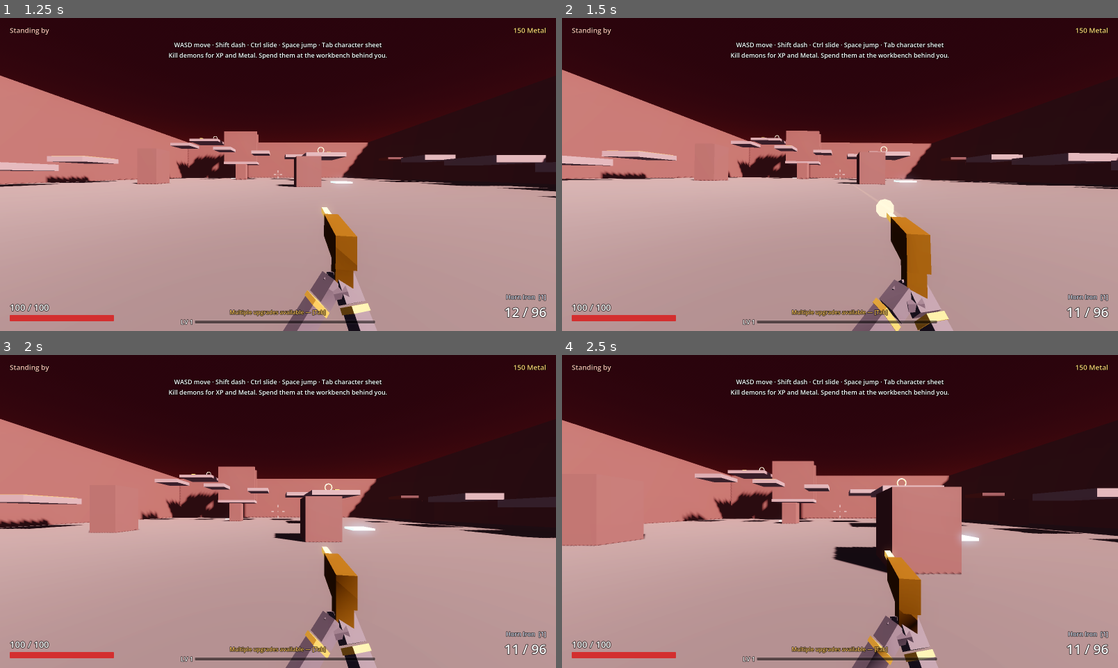
Above: before the commit, frames 1-4 (two rows, left to right).
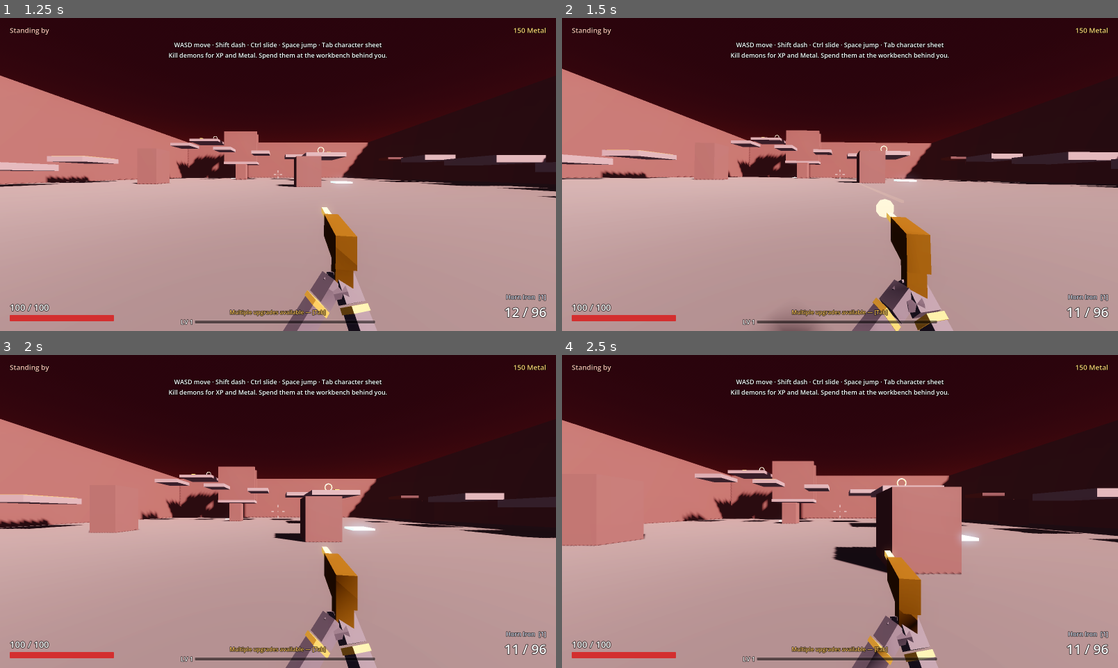
Above: after the commit, the same moments.

Repository: bearnz/devil-horn-panic
Game: Godot game, scene res://scenes/ui/title_screen.tscn
Two runs of this game, one before a commit and one after it. Both use one fixed random seed, a clock stepped at 60 frames per second and the inputs below.
Inputs (mouse positions are in pixels of both pictures, inside the frame that each line leads up to):
- Up to frame 1 (1.25 s): click "Start" at 0.5 s
- Up to frame 2 (1.5 s): tap Enter at 1.25 s; move the mouse to (867, 174) at 1.27 s; hold W (move_forward) from 1.28 s (still down); hold Ctrl (crouch) from 1.28 s (still down); click (867, 174) at 1.42 s
- Up to frame 3 (2 s): keep holding W (move_forward); keep holding Ctrl (crouch); tap Space (jump) at 1.52, 1.82 s
- Up to frame 4 (2.5 s): keep holding W (move_forward); move the mouse to (812, 511) at 2.02 s; release Ctrl (crouch) at 2.03 s; right-click (812, 511) at 2.1 s; tap Space (jump) at 2.27 s; tap Ctrl (crouch) at 2.3 s

Frame 1 is identical in both runs. In frame 2, 2.0% of the frame differs, in the area x 0-100%, y 16-100%; in frame 3, less than 0.1%; in frame 4, less than 0.1%.

Commit message:
feat: drop the player lower in a crouch-slide than in a crouch
A slide was the same height as a crouch, so the one move with a commitment
and an exit condition bought no traversal a held key did not. It now has a
stance of its own: SLIDE_HEIGHT (0.85) and EYE_SLIDE, under CROUCH_HEIGHT
(1.05), which is untouched.

_update_stance now picks between three heights rather than two, and the
headroom probe takes the height being asked for instead of answering a
yes/no about standing. _tallest_fit() walks all the way down the stances,
because a slide can end somewhere a crouch does not fit either and reading
"cannot stand" as "therefore crouches" grows the body straight into the
thing it just slid under. The probe only runs on the way up — getting lower
is never refused — with an epsilon so a player standing in the open is not
casting a ray a frame.

0.85 is a hard floor rather than a preference. A capsule cannot be shorter
than it is wide, and Godot resolves height < radius * 2 by silently
shrinking the radius, which never grows back because standing up only ever
sets the height again. Radius is 0.4, so the smoke test measures the radius
across a slide to hold the line.

Coverage: _check_low_bar() hangs a bar with a 0.95 underside — between the
two stances — across the empty lane the slide case already runs down, and
asserts traversal rather than a number, since a collider that shrinks and is
still stopped, or one that fits and then grows into the geometry, both
report a perfectly good height. Running at it upright is stopped, a slide
comes out the far side, letting go of crouch underneath does not stand the
player into it, the capsule keeps its width, and it stands back up once
clear. The wave is held across it: two full-length runs down the lane is
long enough for a grunt to shove the body off it.

@

Diff:
--- a/scripts/dev/smoke_test.gd
+++ b/scripts/dev/smoke_test.gd
@@ -604,6 +604,11 @@
 ## mantle case, ahead of the first wave, so nothing can walk into it.
 func _test_slide() -> void:
 	var ceiling := GameState.stat("move_speed") * Player.MAX_SPEED_MULT
+	# Read before anything crouches. A capsule cannot be shorter than it is wide and
+	# Godot resolves that by shrinking the radius, so a SLIDE_HEIGHT retuned down
+	# past twice this leaves the player permanently thin — silently, and everywhere,
+	# because standing up only ever puts the height back.
+	var radius := _player._capsule.radius
 
 	_player.global_position = Vector3(-18, 0.3, 42)
 	_player.rotation.y = 0.0
@@ -645,11 +650,128 @@
 			settled < ceiling + 0.2 and settled > ceiling - 0.5,
 			"%.2f vs ceiling %.2f" % [settled, ceiling])
 
+	await _check_low_bar(radius)
 	await _check_camera_roll()
 
 	_player.global_position = Vector3(0, 0.3, 34)
 	_player.velocity = Vector3.ZERO
 	await _idle(2)
+
+
+## What the slide's extra depth is *for*: a gap nothing else fits through. The
+## arena has no such gap, so this case brings its own — a bar hung across the same
+## empty lane the run above used, with its underside between the two stances.
+##
+## Asserted as traversal rather than as a number, because the number on its own
+## proves nothing: a collider that shrinks but is still stopped by the geometry, or
+## one that fits and then grows into it the moment the key comes up, both report a
+## perfectly good height. So the run is driven into the bar and has to be stopped
+## by it, the slide has to come out the far side, and standing up underneath has to
+## be refused the whole way through — that last one is also what proves the *crouch*
+## does not fit, since a stance that fitted would be allowed to rise into it.
+##
+## There is deliberately no crouch-walked approach here: holding crouch and running
+## is a slide by definition (`SLIDE_MIN_SPEED`, which GROUND_ACCEL passes long
+## before CROUCH_SPEED_MULT bites), so the only stance that can *walk* at a bar is a
+## standing one.
+func _check_low_bar(radius: float) -> void:
+	# Two full-length runs down the lane, which is long enough to be walked into by
+	# the first wave — and a grunt shoving the body a metre off the lane is the
+	# difference between passing under the bar and hitting the end of it. Held here
+	# rather than around the whole slide case, which is early enough to be clear.
+	_hold_the_wave(true)
+	await _settle_on_floor()
+	var floor_y := _player.global_position.y
+	# Underside 0.95 above the floor: over SLIDE_HEIGHT, under CROUCH_HEIGHT, and
+	# nowhere near standing. Deep enough in Z that a slide at full tilt spends about
+	# half a second under it rather than four frames.
+	var clearance := 0.95
+	_check("the low bar is hung between the two stances",
+			clearance > Player.SLIDE_HEIGHT and clearance < Player.CROUCH_HEIGHT,
+			"%.2f between %.2f and %.2f"
+					% [clearance, Player.SLIDE_HEIGHT, Player.CROUCH_HEIGHT])
+	var bar := StaticBody3D.new()
+	var shape := CollisionShape3D.new()
+	var box := BoxShape3D.new()
+	box.size = Vector3(6.0, 0.4, 8.0)
+	shape.shape = box
+	bar.add_child(shape)
+	_main.add_child(bar)
+	bar.global_position = Vector3(-18.0, floor_y + clearance + 0.2, 24.0)
+	bar.reset_physics_interpolation()
+	await _idle(2)
+
+	# Running at it upright. Stopped dead by the face at z 28, a capsule radius short
+	# of it.
+	await _place_in_lane(floor_y, 40.0)
+	_press_action("move_forward")
+	var guard := 0
+	while _player.global_position.z > 27.0 and guard < 300:
+		await _idle(1)
+		guard += 1
+	var walked := _player.global_position.z
+	_release_action("move_forward")
+	_check("running at the low bar upright is stopped by it",
+			walked > 27.5 and walked < 30.0,
+			"reached z %.2f, bar face at 28.0" % walked)
+
+	# Sliding under it. The stance eases rather than snapping — about a third of a
+	# second, which is five metres at slide speed — so the crouch key goes down the
+	# moment there is enough speed for it to mean anything, not on approach.
+	await _place_in_lane(floor_y, 42.0)
+	_press_action("move_forward")
+	guard = 0
+	while _planar_speed() < Player.SLIDE_MIN_SPEED + 3.0 and guard < 120:
+		await _idle(1)
+		guard += 1
+	_press_action("crouch")
+
+	var tallest := 0.0
+	var released := false
+	guard = 0
+	while _player.global_position.z > 18.0 and guard < 300:
+		await _idle(1)
+		guard += 1
+		var z := _player.global_position.z
+		if z < 28.0 and z > 20.0:
+			tallest = maxf(tallest, _player._capsule.height)
+			# Let go of the key halfway through, under the part of the bar a crouch
+			# cannot fit in: the stance has to hold itself down rather than grow back
+			# to whatever the input now says.
+			if not released and z < 24.0:
+				_release_action("crouch")
+				released = true
+	var passed := _player.global_position.z
+	_release_action("crouch")
+	_release_action("move_forward")
+
+	_check("a slide carries the player under a bar a run cannot pass",
+			passed < 18.0, "reached z %.2f" % passed)
+	_check("the body stayed under the bar's height the whole way through",
+			tallest > 0.0 and tallest < clearance,
+			"tallest %.2f under a %.2f gap" % [tallest, clearance])
+	_check("letting go of crouch under it did not stand the player into it",
+			released and passed < 18.0, "")
+	_check("and the capsule kept its width getting down there",
+			absf(_player._capsule.radius - radius) < 0.001,
+			"%.3f from %.3f" % [_player._capsule.radius, radius])
+
+	bar.queue_free()
+	await _settle_on_floor()
+	_check("the player stands back up once clear of it",
+			_player._capsule.height > Player.STAND_HEIGHT - 0.02,
+			"%.2f" % _player._capsule.height)
+	_hold_the_wave(false)
+
+
+## Drops the player at the top of the empty lane, facing down it, and waits for the
+## stance and the fall to settle — both of which the case below is about to measure.
+func _place_in_lane(floor_y: float, z: float) -> void:
+	_player.global_position = Vector3(-18, floor_y + 0.3, z)
+	_player.rotation.y = 0.0
+	_player.velocity = Vector3.ZERO
+	_player.reset_physics_interpolation()
+	await _idle(25)
 
 
 ## The horizon tilt, which is a hint and not a manoeuvre. Both halves are worth
--- a/scripts/player/player.gd
+++ b/scripts/player/player.gd
@@ -12,8 +12,24 @@
 
 const STAND_HEIGHT := 1.8
 const CROUCH_HEIGHT := 1.05
+## What a slide ducks under. A crouch is a stance you can hold, walk in and shoot
+## from; a slide is a commitment with an exit condition, so it is the one that gets
+## to fit through gaps a crouch cannot — which is the only thing making a gap
+## traversal rather than a wall.
+##
+## The floor under this number is the collider's own geometry rather than taste. A
+## capsule cannot be shorter than it is wide, and Godot resolves `height < radius *
+## 2` by quietly shrinking the *radius* instead of refusing the height — and it
+## never grows back, because standing up only ever sets the height again. Radius is
+## 0.4, so anything at or below 0.8 here leaves the player permanently thinner than
+## they started and able to walk through gaps sideways too.
+const SLIDE_HEIGHT := 0.85
 const EYE_STAND := 1.62
 const EYE_CROUCH := 0.88
+## Proportionally lower than the crouch eye is, not just lower: a squat keeps the
+## head over the hips, and a slide is feet-first with the chest tipped back, so the
+## eye rides nearer the middle of a body that is already shorter.
+const EYE_SLIDE := 0.58
 ## How far in front of the body's centre line the eye sits. Eyes are in the front
 ## of a head, not the middle of a torso, and the difference is the whole
 ## first-person view of your own legs: on the centre line you look straight down
@@ -806,13 +822,25 @@
 	elif _is_sliding and (not wants_crouch or planar < 2.0 or not grounded):
 		_end_slide()
 
-	var crouching := wants_crouch or _is_sliding
-	if not crouching and _is_crouching and not _has_headroom():
-		crouching = true  # Blocked by ceiling, stay down.
-	_is_crouching = crouching
-
-	var target_height := CROUCH_HEIGHT if _is_crouching else STAND_HEIGHT
-	var target_eye := EYE_CROUCH if _is_crouching else EYE_STAND
+	# Three stances, not two. A slide is lower than a crouch, so the same key held
+	# at speed and held standing still put the body at different heights.
+	var target_height := STAND_HEIGHT
+	if _is_sliding:
+		target_height = SLIDE_HEIGHT
+	elif wants_crouch:
+		target_height = CROUCH_HEIGHT
+	# Getting *lower* is never refused, so the probe below only runs on the way back
+	# up — and the epsilon is what keeps a player standing in the open from casting a
+	# ray every frame, since the ease only ever approaches STAND_HEIGHT.
+	if target_height > _capsule.height + 0.01:
+		target_height = _tallest_fit(target_height)
+	_is_crouching = target_height < STAND_HEIGHT
+
+	var target_eye := EYE_STAND
+	if target_height <= SLIDE_HEIGHT:
+		target_eye = EYE_SLIDE
+	elif target_height < STAND_HEIGHT:
+		target_eye = EYE_CROUCH
 	var blend := clampf(delta * 12.0, 0.0, 1.0)
 	_capsule.height = lerpf(_capsule.height, target_height, blend)
 	_collider.position.y = _capsule.height * 0.5
@@ -836,10 +864,27 @@
 	_is_sliding = false
 
 
-func _has_headroom() -> bool:
+## The tallest stance at or below `wanted` there is actually room for.
+##
+## Both taller stances are probed, not just the one being asked for. A slide can
+## end somewhere a crouch does not fit either — that is the whole point of it being
+## the lower stance — and treating "cannot stand" as "therefore crouches" grows the
+## body straight into the thing it just slid under.
+func _tallest_fit(wanted: float) -> float:
+	if wanted > CROUCH_HEIGHT and _has_headroom(wanted):
+		return wanted
+	if wanted > SLIDE_HEIGHT and _has_headroom(CROUCH_HEIGHT):
+		return CROUCH_HEIGHT
+	return SLIDE_HEIGHT
+
+
+## Whether the body could stand `height` tall where it is. Cast from inside the
+## shortest stance there is, so the ray starts within the body whatever it is
+## currently doing and can never pick up the floor it is standing on.
+func _has_headroom(height: float) -> bool:
 	var space := get_world_3d().direct_space_state
-	var from := global_position + Vector3.UP * (CROUCH_HEIGHT * 0.5)
-	var to := global_position + Vector3.UP * (STAND_HEIGHT + 0.05)
+	var from := global_position + Vector3.UP * (SLIDE_HEIGHT * 0.5)
+	var to := global_position + Vector3.UP * (height + 0.05)
 	var query := PhysicsRayQueryParameters3D.create(from, to, 1, [get_rid()])
 	return space.intersect_ray(query).is_empty()
 
@@ -852,6 +897,11 @@
 ## height rather than from the key, so it eases with the stance instead of
 ## snapping with the input — which is what makes it something an animation can
 ## be driven off.
+##
+## A slide takes the collider below CROUCH_HEIGHT and this saturates at 1 rather
+## than running past it: the slide is a pose of its own (`is_sliding()`, which is
+## what `PlayerBody` and the view model lerp towards), and letting the squat deepen
+## underneath it would fold the body twice for the one stance.
 func crouch_amount() -> float:
 	return clampf(inverse_lerp(STAND_HEIGHT, CROUCH_HEIGHT, _capsule.height), 0.0, 1.0)
 
Not shown, changed: CLAUDE.md
